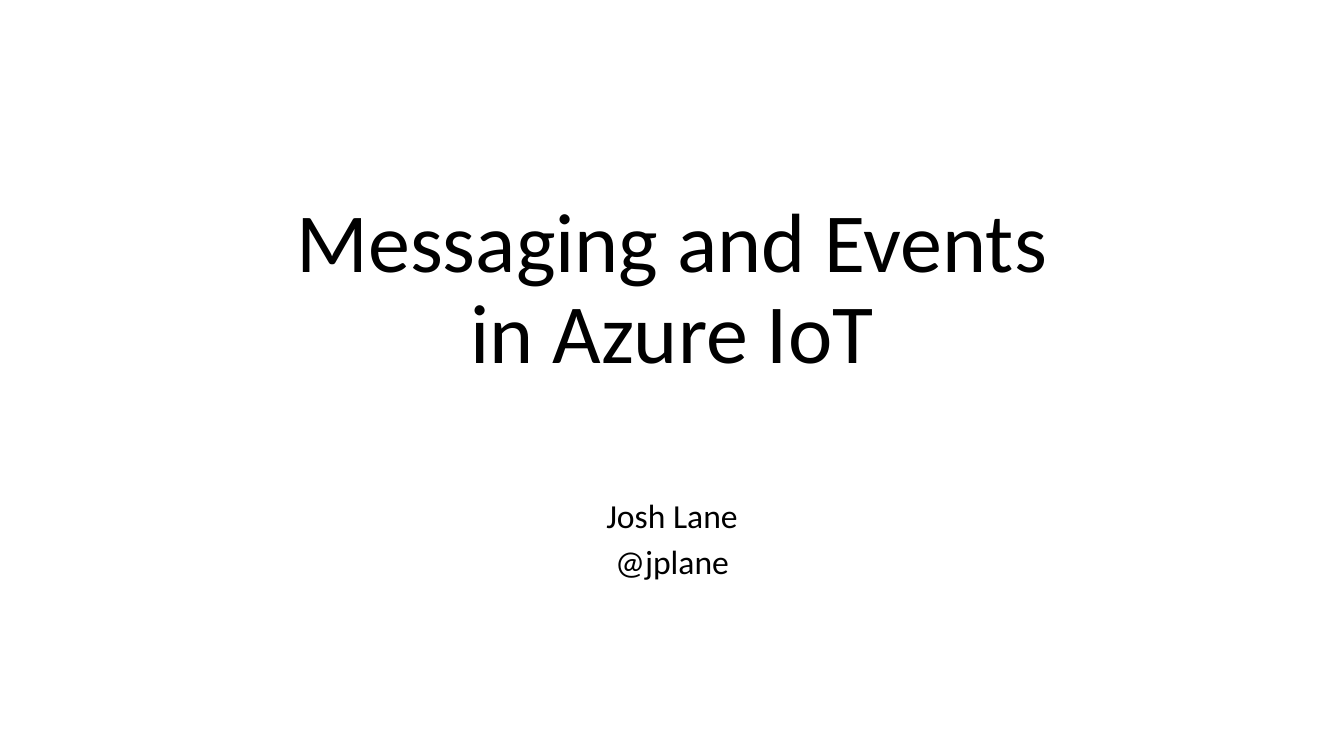
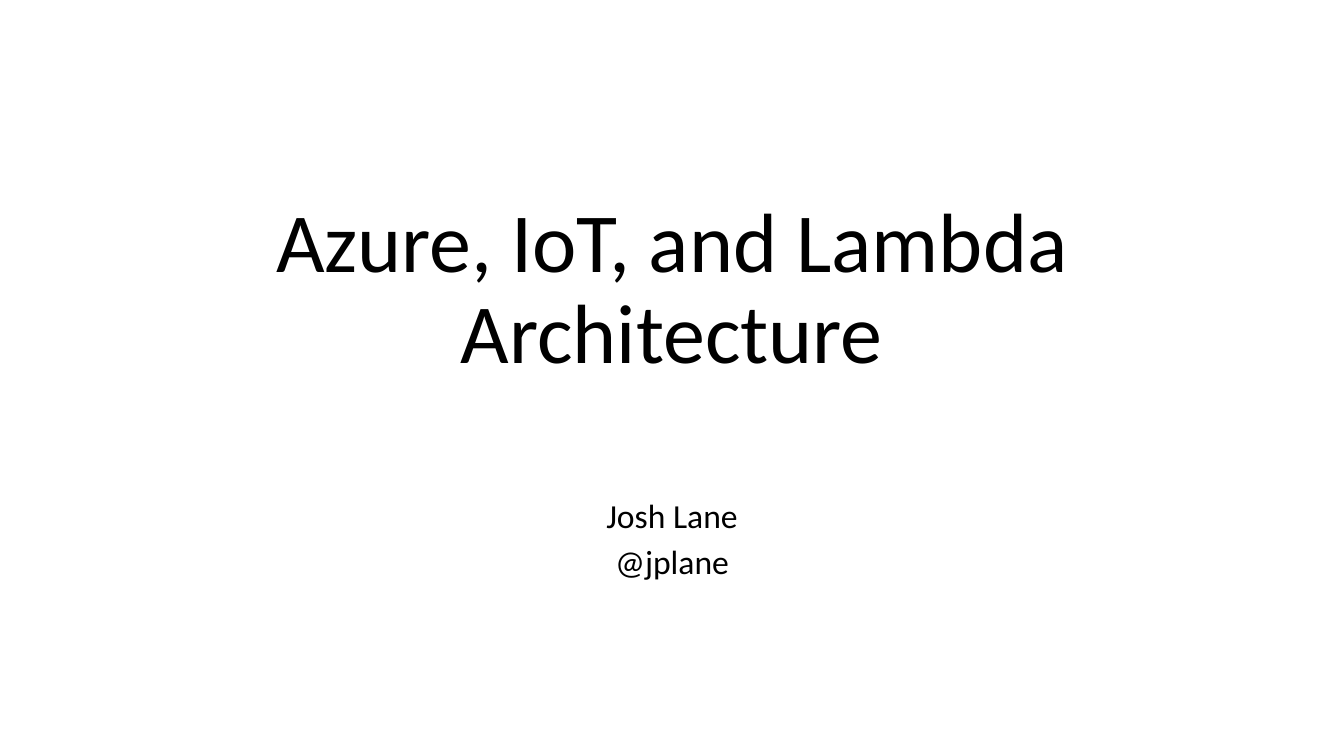
Before and after one commit to jplane/azure-lambda-architecture, a slide deck: slide 1 of Azure IoT and Lambda Architecture.pptx. Drawn at 1344x756 pixels with LibreOffice and Linux fonts; fonts in the diff are those of the drawing. Boxes give left, top, right and bottom in pixels: in the first picture for what was removed or moved away, otherwise in the second. Text is boxed around its words. In the diff, an @@ line names an element or a change of style, - is before the commit and + after.

Commit message:
updated slides

```diff
--- a/Azure IoT and Lambda Architecture.pptx
+++ b/Azure IoT and Lambda Architecture.pptx
@@ title at (276, 213, 1067, 364): text changed @@
-Messaging and Events
-in Azure IoT
+Azure, IoT, and Lambda Architecture
```
Also in this commit, not shown: 1 other slide changed, 1 slide added.
